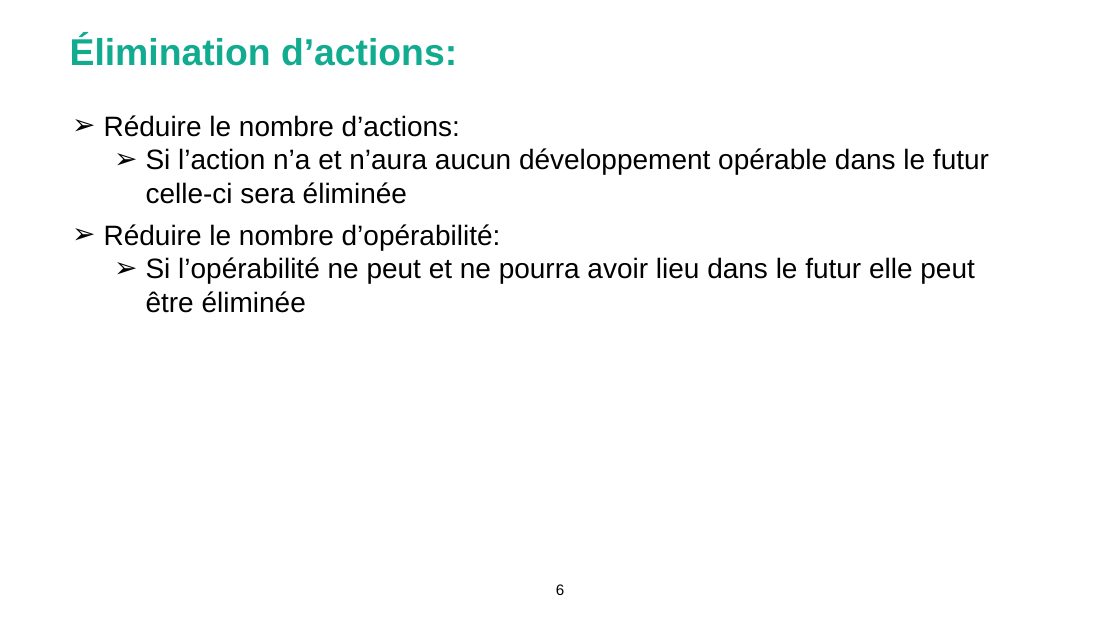
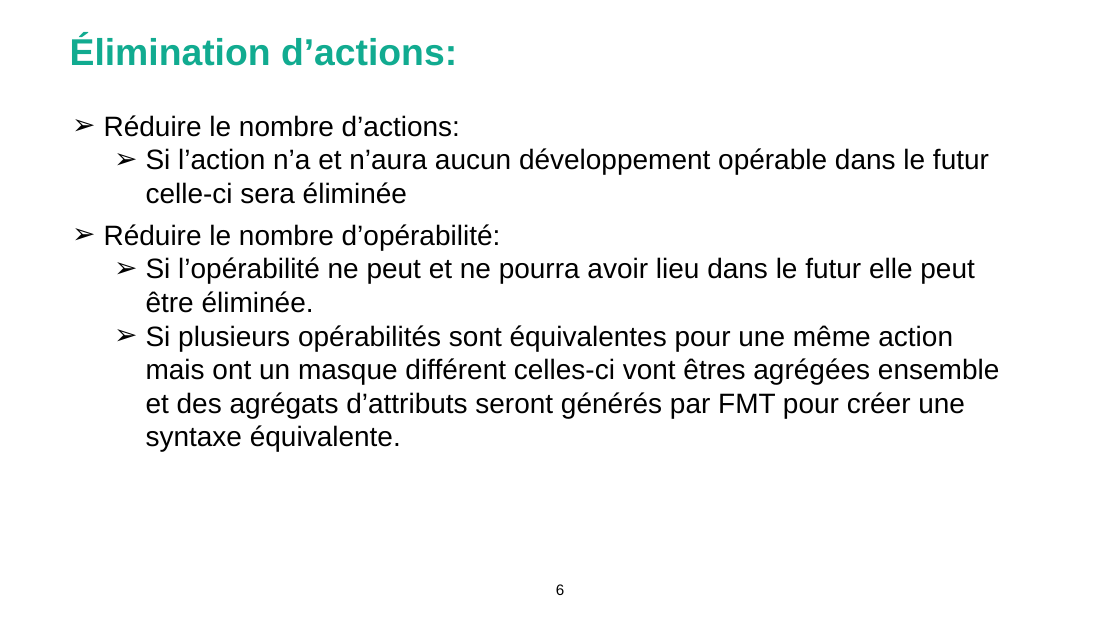
Before and after one commit to Bureau-du-Forestier-en-chef/FMT, a slide deck: slide 6 of Documentation/FMT_Presolve.pptx. Drawn at 1120x630 pixels with LibreOffice and Linux fonts; fonts in the diff are those of the drawing; background and template pictures are left out. Boxes give left, top, right and bottom in pixels: in the first picture for what was removed or moved away, otherwise in the second. Text is boxed around its words. In the diff, an @@ line names an element or a change of style, - is before the commit and + after.

```diff
--- a/Documentation/FMT_Presolve.pptx
+++ b/Documentation/FMT_Presolve.pptx
@@ text at (146, 257, 999, 452): text changed @@
-    ➢ Si l’opérabilité ne peut et ne pourra avoir lieu dans le futur elle peut être éliminée
+    ➢ Si l’opérabilité ne peut et ne pourra avoir lieu dans le futur elle peut être éliminée.
+    ➢ Si plusieurs opérabilités sont équivalentes pour une même action mais ont un masque différent celles-ci vont êtres agrégées ensemble et des agrégats d’attributs seront générés par FMT pour créer une syntaxe équivalente.
```
Also in this commit, not shown: 1 other slide changed, 21 other files.
